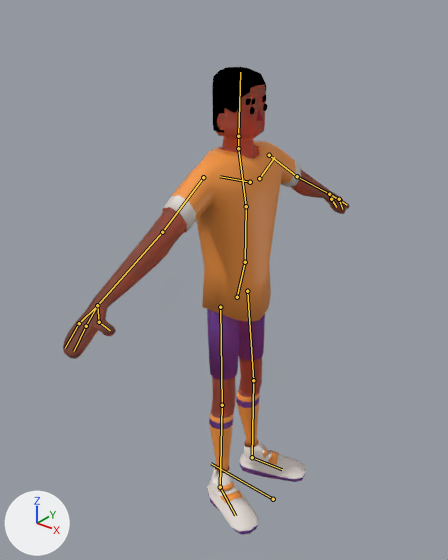
Renders of the Blender file Time_1/Assets/Models/Personagens/Eric_Rig.blend from each side of a commit.
Before and after are seen from a camera (50 mm lens) standing at (0.314, -0.412, 1.697) and looking at (-0.012, -0.004, 1.445). The axes (+X, +Y, +Z) are drawn at lower left. The lights are the same throughout. The bones that bend it are drawn over the model as lines.
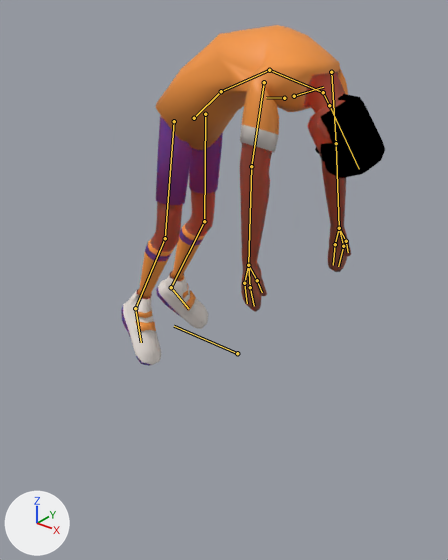
The newer file adds an action. The first version stands in its rest pose; the second is drawn at frame 99 of the action 'Dead'.

Pixel boxes (x1, y1, x2, y2) of what changed, in the pictures (448 x 560 px):
'Plane.001', posed (8% narrower, 27% shorter): before (63, 67, 350, 534); after (121, 25, 385, 366)
bone 'Base', root to tip: before (273, 499) to (211, 463); after (237, 353) to (174, 326)
bone 'coluna1', root to tip: before (237, 297) to (245, 262); after (194, 118) to (221, 91)
bone 'coluna2', root to tip: before (245, 262) to (246, 206); after (221, 91) to (269, 70)
bone 'coluna3', root to tip: before (246, 206) to (238, 148); after (269, 70) to (323, 92)
bone 'pescoço', root to tip: before (238, 148) to (238, 136); after (323, 92) to (329, 105)
bone 'clavicula.L', root to tip: before (259, 178) to (274, 157); after (294, 96) to (323, 87)
bone 'braço1.L', root to tip: before (269, 155) to (297, 176); after (331, 72) to (336, 143)
bone 'braço2.L', root to tip: before (297, 176) to (329, 194); after (336, 143) to (339, 228)
bone 'dedo1.1.L', root to tip: before (329, 194) to (331, 199); after (339, 228) to (335, 244)
bone 'dedao1.L', root to tip: before (329, 194) to (339, 200); after (339, 228) to (346, 241)
bone 'dedão2.L', root to tip: before (339, 200) to (347, 205); after (346, 241) to (348, 252)
bone 'dedo1.L', root to tip: before (329, 194) to (339, 199); after (339, 228) to (343, 246)
bone 'clavicula.R', root to tip: before (250, 182) to (220, 176); after (284, 98) to (266, 97)
bone 'braço1.R', root to tip: before (203, 177) to (162, 232); after (264, 82) to (251, 166)
bone 'braço2.R', root to tip: before (162, 232) to (97, 305); after (251, 166) to (248, 265)
bone 'dedo1.1.R', root to tip: before (97, 305) to (79, 323); after (248, 265) to (244, 283)
bone 'dedao1.R', root to tip: before (97, 305) to (99, 322); after (248, 265) to (257, 280)
bone 'dedão2.R', root to tip: before (99, 322) to (110, 330); after (257, 280) to (262, 292)
bone 'dedo1.R', root to tip: before (97, 305) to (86, 326); after (248, 265) to (250, 287)
bone 'panturrilha.L', root to tip: before (253, 380) to (252, 457); after (204, 221) to (171, 287)

Edits to the bpy script that builds the scene:
```text
Change bone_base:
    where bone_base = bpy.data.objects['Armature'].pose.bones['Base']
    bone_base.location: (0.0, 0.0, 0.0) -> (0.0, 0.248, 0.808)
Change bone_coluna1:
    where bone_coluna1 = bpy.data.objects['Armature'].pose.bones['coluna1']  # child of 'Base'
    bone_coluna1.location: (0.0, 0.0, 0.0) -> (0.0, -0.004, 0.001)
    bone_coluna1.rotation_quaternion: (1.0, 0.0, 0.0, 0.0) -> (0.947, 0.32, 0.0, 0.0)  # degrees (0, 0, 0) -> degrees (37, 0, 0)
Change bone_coluna2:
    where bone_coluna2 = bpy.data.objects['Armature'].pose.bones['coluna2']  # child of 'coluna1'
    bone_coluna2.rotation_quaternion: (1.0, 0.0, 0.0, 0.0) -> (0.967, 0.253, 0.027, 0.02)  # degrees (0, 0, 0) -> degrees (29, 2, 3)
Change bone_coluna3:
    where bone_coluna3 = bpy.data.objects['Armature'].pose.bones['coluna3']  # child of 'coluna2'
    bone_coluna3.rotation_quaternion: (1.0, 0.0, 0.0, 0.0) -> (0.915, 0.401, -0.045, -0.01)  # degrees (0, 0, 0) -> degrees (47, -4, -3)
Change bone_pescoço:
    where bone_pescoço = bpy.data.objects['Armature'].pose.bones['pescoço']  # child of 'coluna3'
    bone_pescoço.rotation_quaternion: (1.0, 0.0, 0.0, 0.0) -> (0.964, 0.267, -0.002, -0.003)  # degrees (0, 0, 0) -> degrees (31, 0, 0)
Change bone_clavicula_l:
    where bone_clavicula_l = bpy.data.objects['Armature'].pose.bones['clavicula.L']  # child of 'coluna3'
    bone_clavicula_l.rotation_quaternion: (1.0, 0.0, 0.0, 0.0) -> (0.995, 0.002, 0.018, -0.095)  # degrees (0, 0, 0) -> degrees (0, 2, -11)
Change bone_braço1_l:
    where bone_braço1_l = bpy.data.objects['Armature'].pose.bones['braço1.L']  # child of 'clavicula.L'
    bone_braço1_l.rotation_quaternion: (1.0, 0.0, 0.0, 0.0) -> (0.522, 0.777, -0.344, -0.072)  # degrees (0, 0, 0) -> degrees (117, -14, -39)
Change bone_braço2_l:
    where bone_braço2_l = bpy.data.objects['Armature'].pose.bones['braço2.L']  # child of 'braço1.L'
    bone_braço2_l.rotation_quaternion: (1.0, 0.0, 0.0, 0.0) -> (0.998, 0.001, 0.0, -0.064)  # degrees (0, 0, 0) -> degrees (0, 0, -7)
Change bone_dedo1_1_l:
    where bone_dedo1_1_l = bpy.data.objects['Armature'].pose.bones['dedo1.1.L']  # child of 'braço2.L'
    bone_dedo1_1_l.rotation_quaternion: (1.0, 0.0, 0.0, 0.0) -> (0.999, 0.0, -0.011, 0.043)  # degrees (0, 0, 0) -> degrees (0, -1, 5)
Change bone_dedao1_l:
    where bone_dedao1_l = bpy.data.objects['Armature'].pose.bones['dedao1.L']  # child of 'braço2.L'
    bone_dedao1_l.rotation_quaternion: (1.0, 0.0, 0.0, 0.0) -> (0.997, -0.018, 0.051, 0.055)  # degrees (0, 0, 0) -> degrees (-2, 6, 6)
Change bone_dedão2_l:
    where bone_dedão2_l = bpy.data.objects['Armature'].pose.bones['dedão2.L']  # child of 'dedao1.L'
    bone_dedão2_l.rotation_quaternion: (1.0, 0.0, 0.0, 0.0) -> (0.882, -0.41, -0.159, -0.168)  # degrees (0, 0, 0) -> degrees (-48, -25, -11)
Change bone_dedo1_l:
    where bone_dedo1_l = bpy.data.objects['Armature'].pose.bones['dedo1.L']  # child of 'braço2.L'
    bone_dedo1_l.rotation_quaternion: (1.0, 0.0, 0.0, 0.0) -> (0.999, 0.004, 0.01, 0.043)  # degrees (0, 0, 0) -> degrees (0, 1, 5)
Change bone_clavicula_r:
    where bone_clavicula_r = bpy.data.objects['Armature'].pose.bones['clavicula.R']  # child of 'coluna3'
    bone_clavicula_r.rotation_quaternion: (1.0, 0.0, 0.0, 0.0) -> (0.995, 0.002, -0.02, 0.1)  # degrees (0, 0, 0) -> degrees (0, -2, 11)
Change bone_braço1_r:
    where bone_braço1_r = bpy.data.objects['Armature'].pose.bones['braço1.R']  # child of 'clavicula.R'
    bone_braço1_r.rotation_quaternion: (1.0, 0.0, 0.0, 0.0) -> (0.482, 0.715, 0.436, 0.259)  # degrees (0, 0, 0) -> degrees (114, 3, 61)
Change bone_braço2_r:
    where bone_braço2_r = bpy.data.objects['Armature'].pose.bones['braço2.R']  # child of 'braço1.R'
    bone_braço2_r.rotation_quaternion: (1.0, 0.0, 0.0, 0.0) -> (0.992, 0.002, -0.003, 0.123)  # degrees (0, 0, 0) -> degrees (0, 0, 14)
Change bone_dedo1_1_r:
    where bone_dedo1_1_r = bpy.data.objects['Armature'].pose.bones['dedo1.1.R']  # child of 'braço2.R'
    bone_dedo1_1_r.rotation_quaternion: (1.0, 0.0, 0.0, 0.0) -> (0.998, -0.001, 0.019, -0.061)  # degrees (0, 0, 0) -> degrees (0, 2, -7)
Change bone_dedao1_r:
    where bone_dedao1_r = bpy.data.objects['Armature'].pose.bones['dedao1.R']  # child of 'braço2.R'
    bone_dedao1_r.rotation_quaternion: (1.0, 0.0, 0.0, 0.0) -> (0.996, -0.021, -0.056, -0.065)  # degrees (0, 0, 0) -> degrees (-2, -7, -7)
Change bone_dedão2_r:
    where bone_dedão2_r = bpy.data.objects['Armature'].pose.bones['dedão2.R']  # child of 'dedao1.R'
    bone_dedão2_r.rotation_quaternion: (1.0, 0.0, 0.0, 0.0) -> (0.852, -0.461, 0.18, 0.17)  # degrees (0, 0, 0) -> degrees (-55, 28, 8)
Change bone_dedo1_r:
    where bone_dedo1_r = bpy.data.objects['Armature'].pose.bones['dedo1.R']  # child of 'braço2.R'
    bone_dedo1_r.rotation_quaternion: (1.0, 0.0, 0.0, 0.0) -> (0.998, 0.005, -0.012, -0.062)  # degrees (0, 0, 0) -> degrees (1, -1, -7)
Change bone_panturrilha_l:
    where bone_panturrilha_l = bpy.data.objects['Armature'].pose.bones['panturrilha.L']  # child of 'cocha.L'
    bone_panturrilha_l.rotation_quaternion: (1.0, 0.0, 0.0, 0.0) -> (0.96, -0.279, 0.026, 0.017)  # degrees (0, 0, 0) -> degrees (-32, 3, 1)
Change bone_iklegpull_l:
    where bone_iklegpull_l = bpy.data.objects['Armature'].pose.bones['IKLegPull.L']
    bone_iklegpull_l.location: (0.0, 0.0, 0.0) -> (-0.019, 0.0, 0.778)
Change bone_iktarget_l:
    where bone_iktarget_l = bpy.data.objects['Armature'].pose.bones['IKTarget.L']
    bone_iktarget_l.location: (0.0, 0.0, 0.0) -> (-0.239, 0.536, -0.883)
    bone_iktarget_l.rotation_quaternion: (1.0, 0.0, 0.0, 0.0) -> (0.867, -0.433, -0.246, 0.029)  # degrees (0, 0, 0) -> degrees (-57, -24, 17)
Change bone_iklegpull_r:
    where bone_iklegpull_r = bpy.data.objects['Armature'].pose.bones['IKLegPull.R']
    bone_iklegpull_r.location: (0.0, 0.0, 0.0) -> (0.018, 0.0, 0.758)
Change bone_iktarget_r:
    where bone_iktarget_r = bpy.data.objects['Armature'].pose.bones['IKTarget.R']
    bone_iktarget_r.location: (0.0, 0.0, 0.0) -> (0.231, 0.52, -0.88)
    bone_iktarget_r.rotation_quaternion: (1.0, 0.0, 0.0, 0.0) -> (0.935, -0.315, 0.15, -0.063)  # degrees (0, 0, 0) -> degrees (-39, 14, -13)
```
